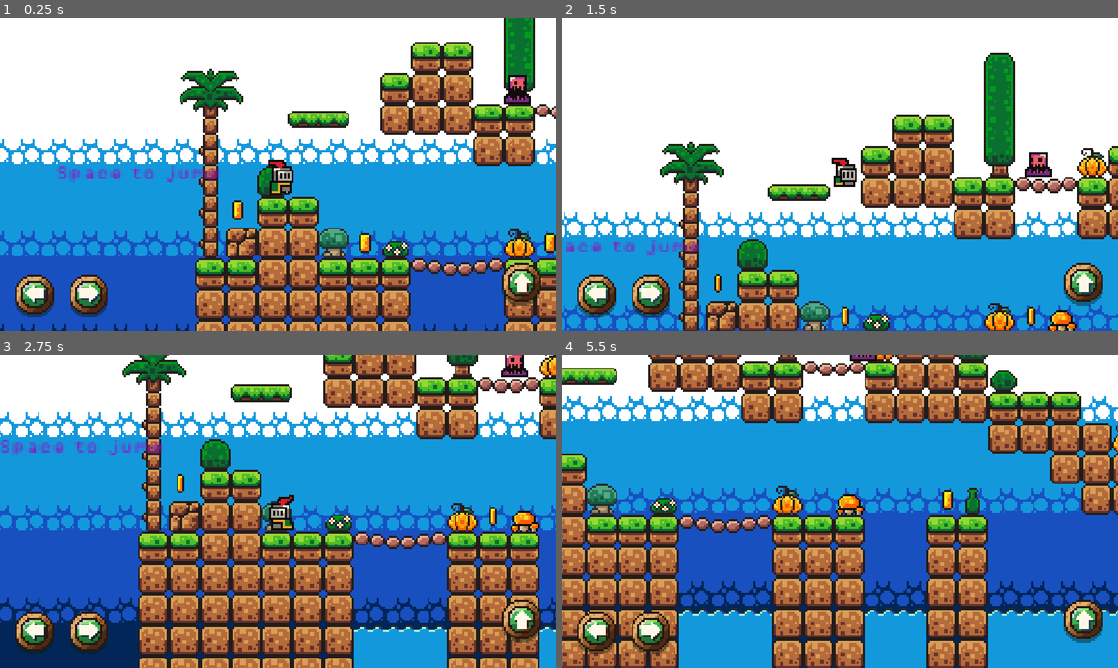
Above: before the commit, frames 1-4 (two rows, left to right).
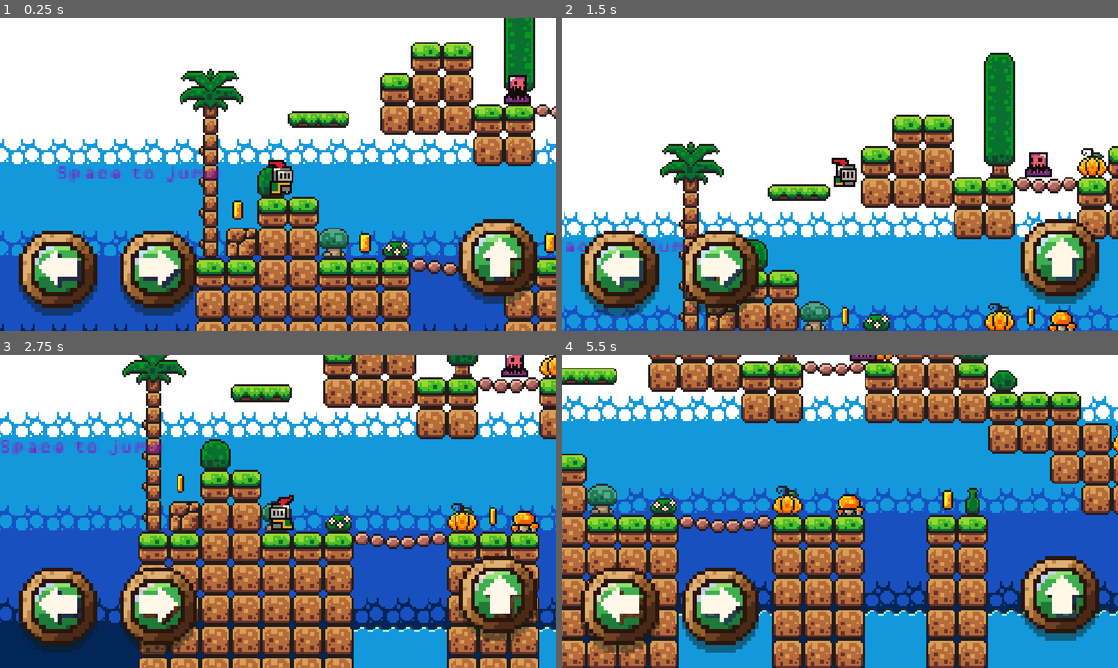
Above: after the commit, the same moments.

Repository: Vincent2010017/vincent-on-the-run
Game: Godot game, scene res://scenes/game.tscn
Same seed, same stepped clock (60 frames per second), same inputs: the game is played once before the commit and once after it.
Inputs:
- Up to frame 1 (0.25 s): no input
- Up to frame 2 (1.5 s): hold D (move_right) from 0.53 s (still down); tap Space (jump) at 0.6, 0.77, 1.07, 1.35 s
- Up to frame 3 (2.75 s): tap Space (jump) at 1.52, 1.82, 2.1 s; release D (move_right) at 2.03 s; hold A (move_left) from 2.03 s (still down)
- Up to frame 4 (5.5 s): release A (move_left) at 2.78 s; hold D (move_right) 2.78-4.28 s; tap Space (jump) at 2.85, 3.02, 3.32, 3.6, 3.77, 4.07, 4.35, 4.52, 4.82, 5.1 s; hold A (move_left) 4.28-5.03 s; hold D (move_right) from 5.03 s (still down)

The runs differ from the first frame. In frame 1, 10% of the frame differs, in the area x 2-98%, y 64-96%; in frame 2, 9.9%; in frame 3, 9.8%; in frame 4, 10%.

Commit message:
Grössere buttons

Diff:
--- a/scenes/touch_controls.tscn
+++ b/scenes/touch_controls.tscn
@@ -1,21 +1,21 @@
 [gd_scene format=3 uid="uid://xhi2dvj2uru4"]
 
 [ext_resource type="Script" uid="uid://cmac6n01liy5a" path="res://scripts/touch_controls.gd" id="1_hfpa3"]
-[ext_resource type="Texture2D" uid="uid://d0bqjk8yao6tq" path="res://assets/buttons/4x/btn_left_normal.png" id="1_jk8cr"]
-[ext_resource type="Texture2D" uid="uid://d3ujct51wqpuj" path="res://assets/buttons/4x/btn_left_pressed.png" id="2_hfpa3"]
-[ext_resource type="Texture2D" uid="uid://db6nedeyadsfq" path="res://assets/buttons/4x/btn_right_normal.png" id="3_ravjo"]
-[ext_resource type="Texture2D" uid="uid://b6fjugbgnjhxn" path="res://assets/buttons/4x/btn_right_pressed.png" id="4_vj44i"]
-[ext_resource type="Texture2D" uid="uid://b303k6rsshbpa" path="res://assets/buttons/4x/btn_jump_normal.png" id="5_4q65q"]
-[ext_resource type="Texture2D" uid="uid://dwqxb7q8qhagi" path="res://assets/buttons/4x/btn_jump_pressed.png" id="6_38p8w"]
+[ext_resource type="Texture2D" uid="uid://cj7kx8p4wednb" path="res://assets/buttons/8x/btn_left_normal.png" id="2_mc04f"]
+[ext_resource type="Texture2D" uid="uid://b68wsu1tihqg6" path="res://assets/buttons/8x/btn_left_pressed.png" id="3_i7au1"]
+[ext_resource type="Texture2D" uid="uid://bjqo5e1fa0d3h" path="res://assets/buttons/8x/btn_right_normal.png" id="4_lkmae"]
+[ext_resource type="Texture2D" uid="uid://11v5hsig4ewa" path="res://assets/buttons/8x/btn_right_pressed.png" id="5_j2vku"]
+[ext_resource type="Texture2D" uid="uid://ck4cqg7krumgx" path="res://assets/buttons/8x/btn_jump_normal.png" id="6_4wk4v"]
+[ext_resource type="Texture2D" uid="uid://bgyacve47mp77" path="res://assets/buttons/8x/btn_jump_pressed.png" id="7_tve8x"]
 
 [sub_resource type="CircleShape2D" id="CircleShape2D_v2t7n"]
-radius = 50.0
+radius = 100.0
 
 [sub_resource type="CircleShape2D" id="CircleShape2D_pgi73"]
-radius = 50.0
+radius = 100.0
 
 [sub_resource type="CircleShape2D" id="CircleShape2D_5fmxu"]
-radius = 50.0
+radius = 100.0
 
 [node name="CanvasLayer" type="CanvasLayer" unique_id=99009010]
 layer = 10
@@ -23,21 +23,21 @@
 
 [node name="Left" type="TouchScreenButton" parent="." unique_id=2077365990]
 visibility_layer = 513
-texture_normal = ExtResource("1_jk8cr")
-texture_pressed = ExtResource("2_hfpa3")
+texture_normal = ExtResource("2_mc04f")
+texture_pressed = ExtResource("3_i7au1")
 shape = SubResource("CircleShape2D_v2t7n")
 action = "move_left"
 
 [node name="Right" type="TouchScreenButton" parent="." unique_id=1004665403]
 visibility_layer = 513
-texture_normal = ExtResource("3_ravjo")
-texture_pressed = ExtResource("4_vj44i")
+texture_normal = ExtResource("4_lkmae")
+texture_pressed = ExtResource("5_j2vku")
 shape = SubResource("CircleShape2D_pgi73")
 action = "move_right"
 
 [node name="Jump" type="TouchScreenButton" parent="." unique_id=2091605453]
 visibility_layer = 513
-texture_normal = ExtResource("5_4q65q")
-texture_pressed = ExtResource("6_38p8w")
+texture_normal = ExtResource("6_4wk4v")
+texture_pressed = ExtResource("7_tve8x")
 shape = SubResource("CircleShape2D_5fmxu")
 action = "jump"
Binary file added: assets/buttons/6x/btn_attack_normal.png
Not shown, added: assets/buttons/6x/btn_attack_normal.png.import
Binary file added: assets/buttons/6x/btn_attack_pressed.png
Not shown, added: assets/buttons/6x/btn_attack_pressed.png.import
Binary file added: assets/buttons/6x/btn_jump_normal.png
Not shown, added: assets/buttons/6x/btn_jump_normal.png.import
Binary file added: assets/buttons/6x/btn_jump_pressed.png
Not shown, added: assets/buttons/6x/btn_jump_pressed.png.import
Binary file added: assets/buttons/6x/btn_left_normal.png
Not shown, added: assets/buttons/6x/btn_left_normal.png.import
Binary file added: assets/buttons/6x/btn_left_pressed.png
Not shown, added: assets/buttons/6x/btn_left_pressed.png.import
(and 38 more such lines)
